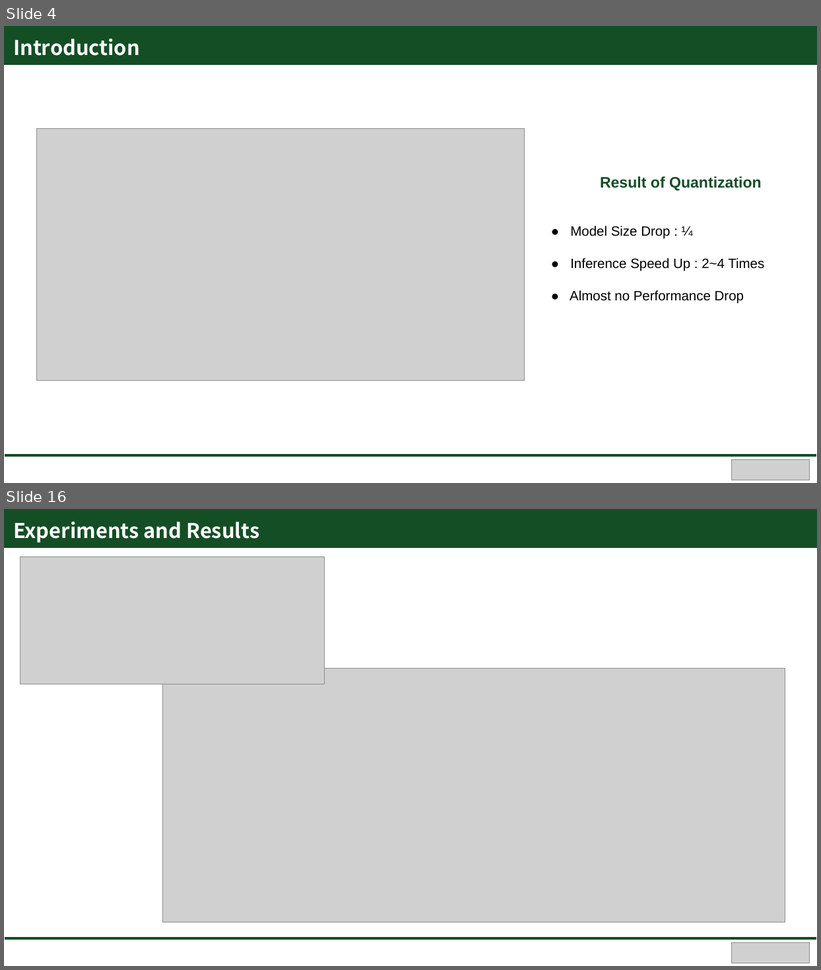
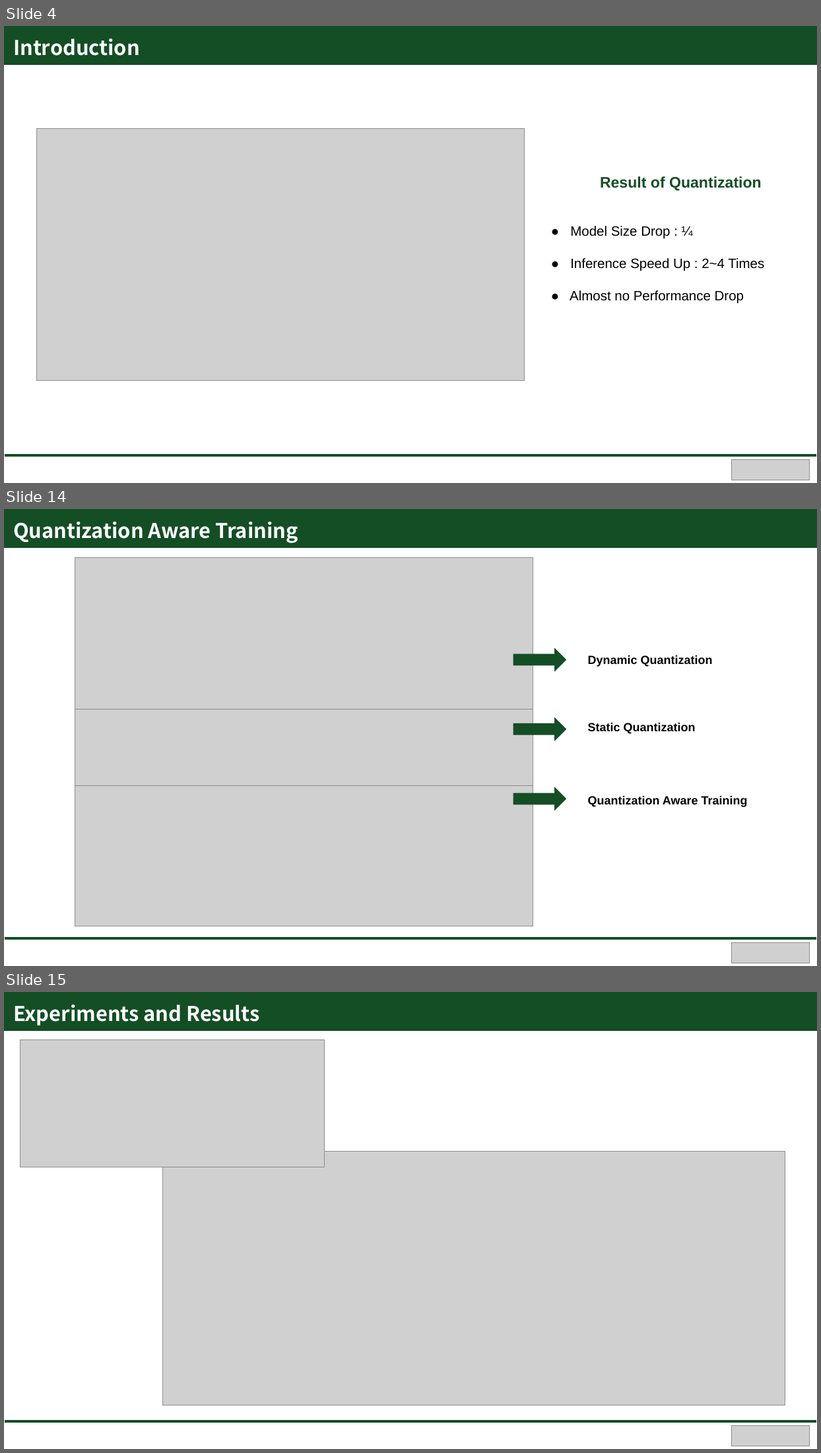
Before and after one commit to Hongsehyun/SV_Intern_Memo, a slide deck: 1. Study Summary/Paper Review/[2nd_Paper Review] Introduction and Execution of Quantization based on PyTorch.pptx. Shown one above the other, each under a label of ours: slides 4 and 16 before the commit, slides 4, 14 and 15 after it; the slides between them are not shown. The pictures are 821x970 and 821x1453 pixels, drawn with LibreOffice and Linux fonts; fonts in the diff are those of the drawing; grey boxes stand for pictures. Boxes give left, top, right and bottom in pixels: in the first picture for what was removed or moved away, otherwise in the second. Text is boxed around its words. In the diff, an @@ line names an element or a change of style, - is before the commit and + after.

```diff
--- a/1. Study Summary/Paper Review/[2nd_Paper Review] Introduction and Execution of Quantization based on PyTorch.pptx
+++ b/1. Study Summary/Paper Review/[2nd_Paper Review] Introduction and Execution of Quantization based on PyTorch.pptx
@@ slide 14 added at (4, 509, 817, 966), background #FFFFFF @@
@@ rectangle added at (4, 509, 817, 547), fill #144E25, outline #144E25 1 pt @@
@@ text added at (13, 522, 298, 543), 24 pt, text #FFFFFF, bold @@
+Quantization Aware Training
@@ text added at (15, 522, 90, 542), 24 pt, text #FFFFFF, bold @@
+Outline
@@ picture added at (75, 558, 533, 712) @@
@@ right arrow added at (514, 650, 566, 671), fill #144E25, outline #144E25 1 pt @@
@@ text added at (588, 656, 713, 667), 14 pt, text #000000, bold @@
+Dynamic Quantization
@@ picture added at (75, 710, 533, 788) @@
@@ right arrow added at (514, 718, 566, 740), fill #144E25, outline #144E25 1 pt @@
@@ text added at (588, 723, 696, 734), 14 pt, text #000000, bold @@
+Static Quantization
@@ picture added at (75, 787, 533, 927) @@
@@ right arrow added at (514, 788, 566, 811), fill #144E25, outline #144E25 1 pt @@
@@ text added at (588, 796, 748, 807), 14 pt, text #000000, bold @@
+Quantization Aware Training
@@ rectangle added at (4, 937, 817, 940), fill #144E25, outline #FFFFFF 1 pt @@
@@ picture added at (732, 943, 810, 964) @@
@@ what was slide 16 is now slide 15 @@
```
Also in this commit, not shown: 11 slides changed, 2 slides removed, 2 other files.
